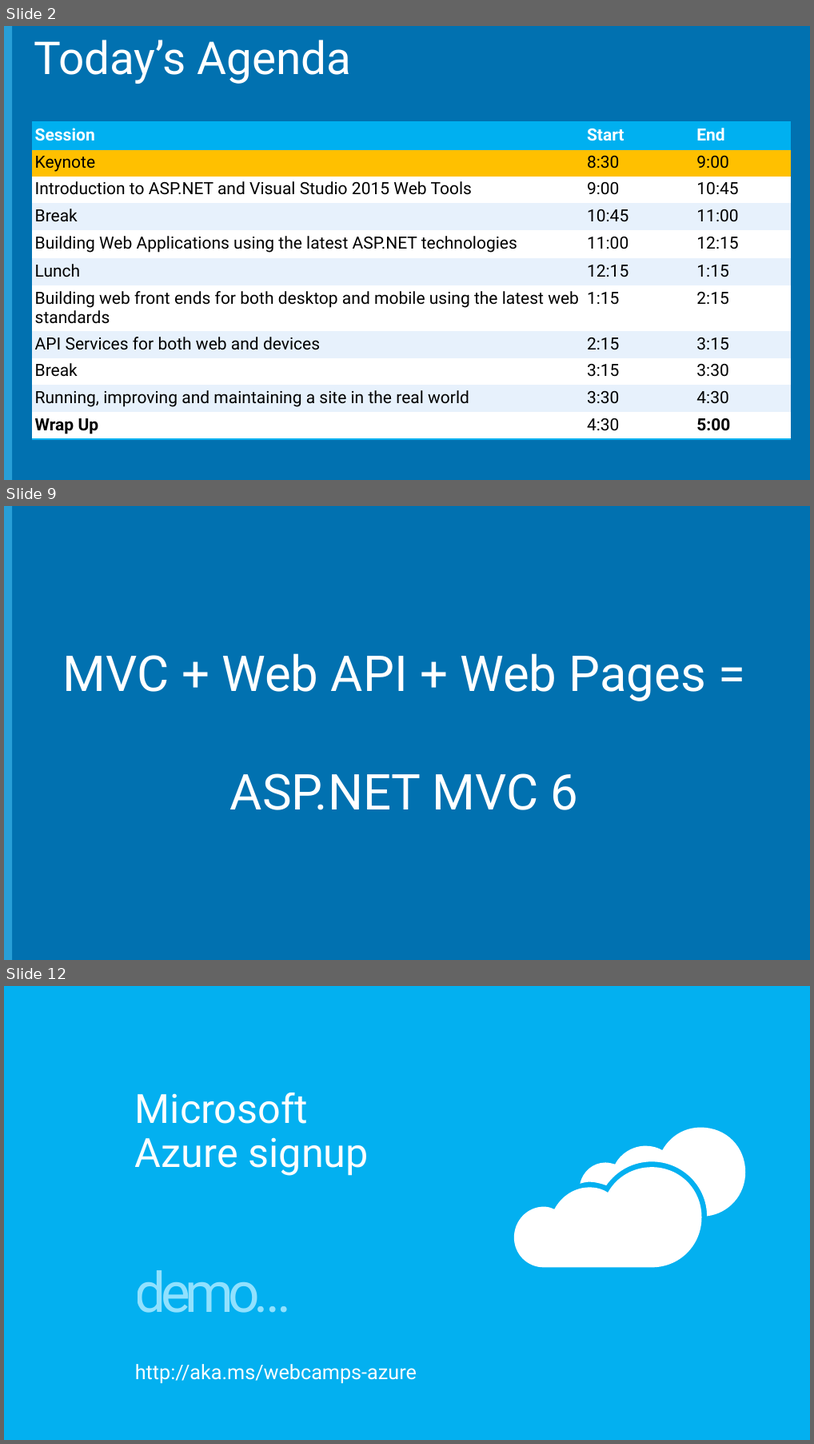
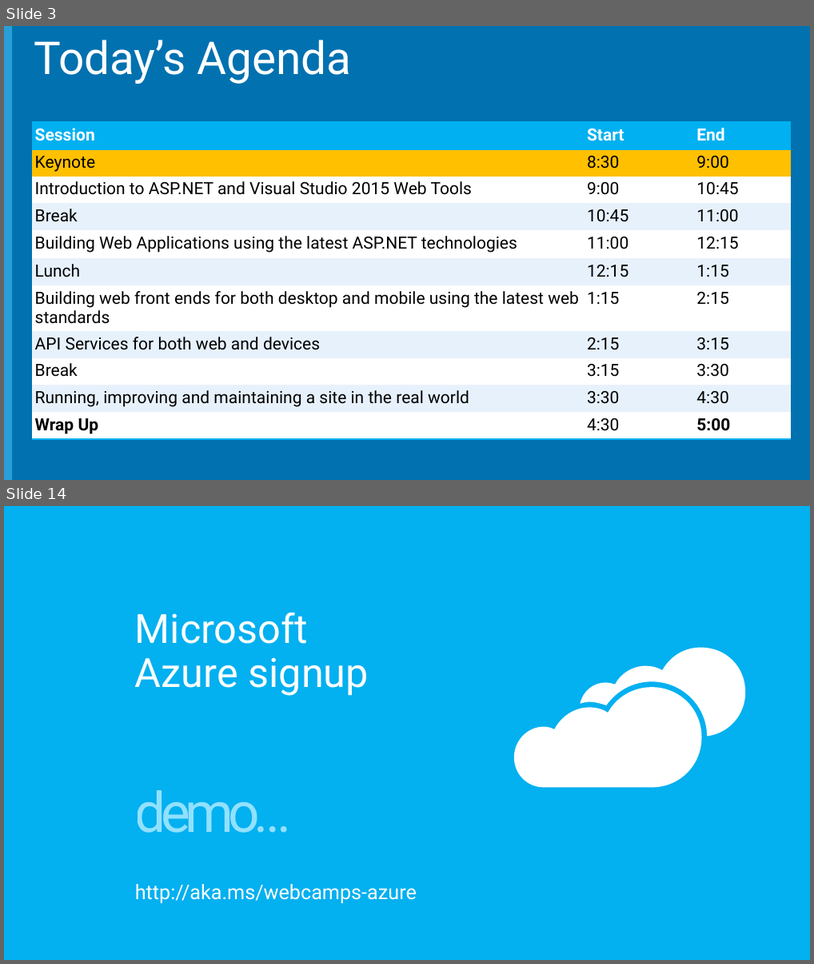
Before and after one commit to Microsoft-Web/WebCampTrainingKit, a slide deck: Presentation/01-Keynote/Keynote.pptx. Shown one above the other, each under a label of ours: slides 2, 9 and 12 before the commit, slides 3 and 14 after it; the slides between them are not shown. The pictures are 814x1444 and 814x964 pixels, drawn with LibreOffice and Linux fonts; fonts in the diff are those of the drawing; background and template pictures are left out. Boxes give left, top, right and bottom in pixels: in the first picture for what was removed or moved away, otherwise in the second. Text is boxed around its words. In the diff, an @@ line names an element or a change of style, - is before the commit and + after.

```diff
--- a/Presentation/01-Keynote/Keynote.pptx
+++ b/Presentation/01-Keynote/Keynote.pptx
@@ slide 9 removed at (4, 506, 810, 960), background #0171B0; not listed: 1 template element that a slide beside it also shows @@
@@ text removed at (63, 653, 706, 810) @@
-MVC + Web API + Web Pages =
-ASP.NET MVC 6
@@ what was slide 2 is now slide 3 @@
@@ what was slide 12 is now slide 14 @@
```
Also in this commit, not shown: 8 slides changed, 11 slides added, 11 other slides removed, 4 other files.
